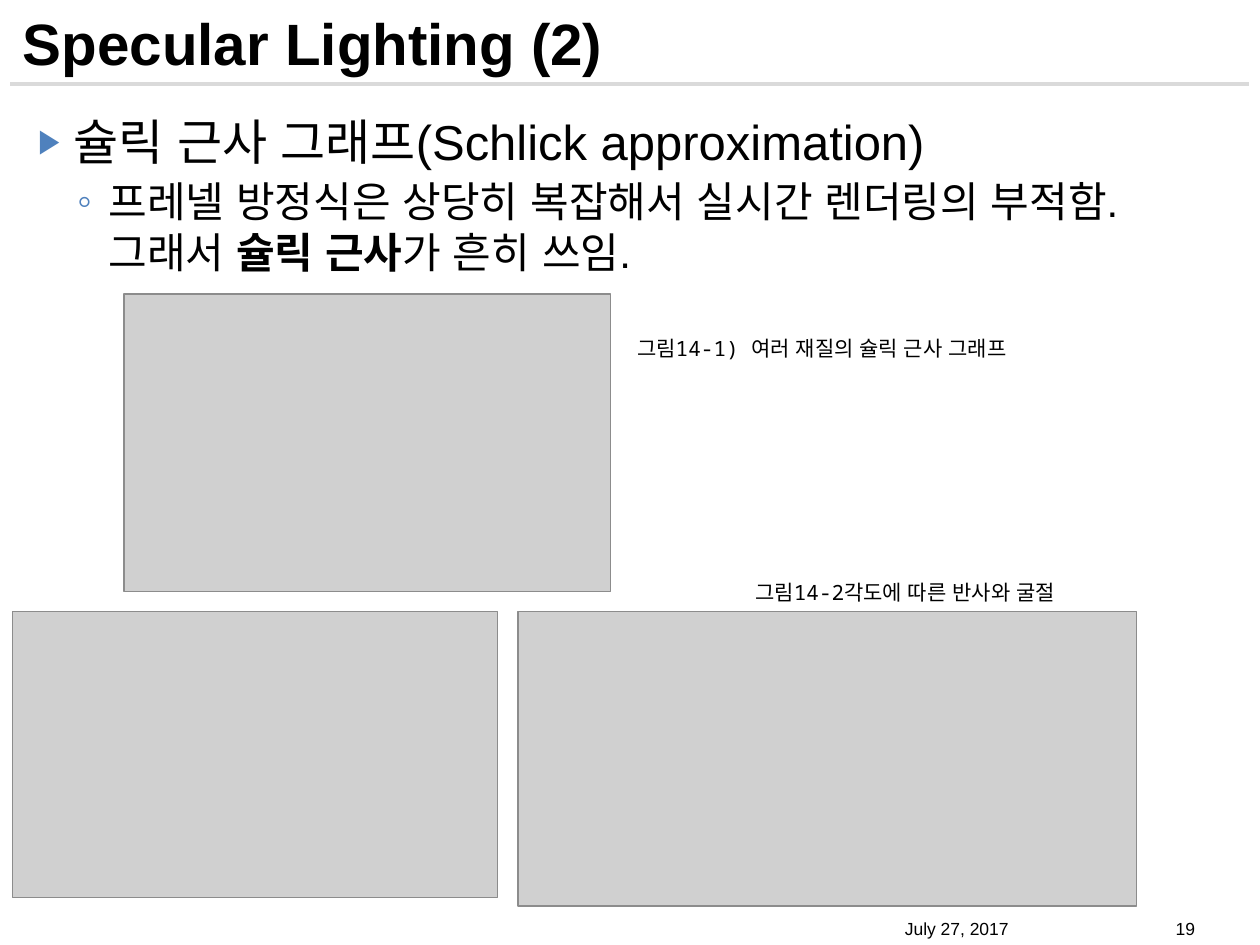
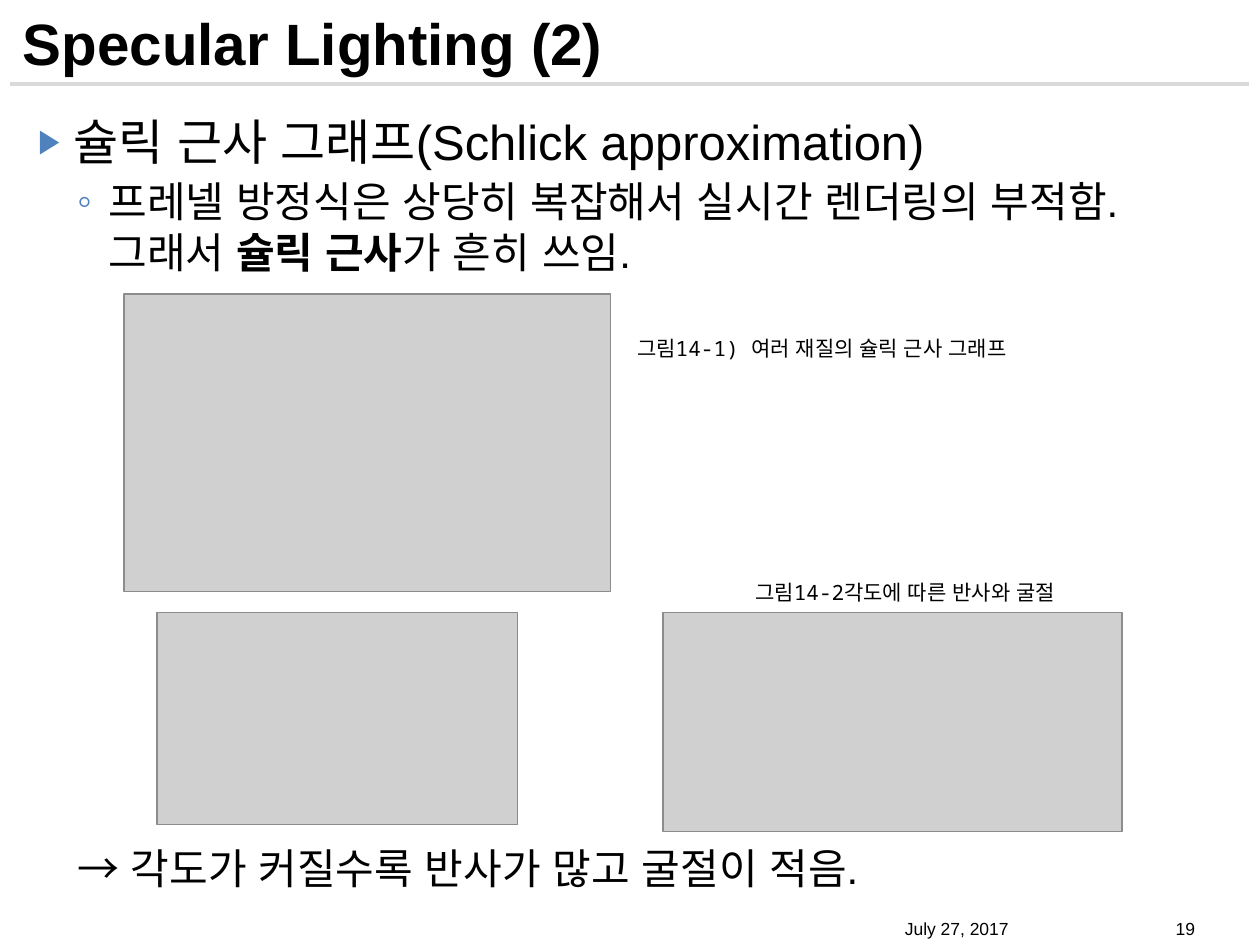
Before and after one commit to GomTangOng/Semina-Directx12, a slide deck: slide 19 of DX12_PROJECT/Presentation/DirectX12_CH8_조명.pptx. Drawn at 1260x945 pixels with LibreOffice and Linux fonts; fonts in the diff are those of the drawing; grey boxes stand for pictures; background and template pictures are left out. Boxes give left, top, right and bottom in pixels: in the first picture for what was removed or moved away, otherwise in the second. Text is boxed around its words. In the diff, an @@ line names an element or a change of style, - is before the commit and + after.

Commit message:
Fix CH8 Lighting

```diff
--- a/DX12_PROJECT/Presentation/DirectX12_CH8_조명.pptx
+++ b/DX12_PROJECT/Presentation/DirectX12_CH8_조명.pptx
@@ picture: place and size @@
-picture at [13,611,498,897]
+picture at [158,612,518,824]
@@ picture: place and size @@
-picture at [518,611,1137,906]
+picture at [663,612,1121,830]
@@ text at [131,849,858,888]: paragraph added @@
+  → 각도가 커질수록 반사가 많고 굴절이 적음.
```
Also in this commit, not shown: 3 other slides changed, 5 slides added.
